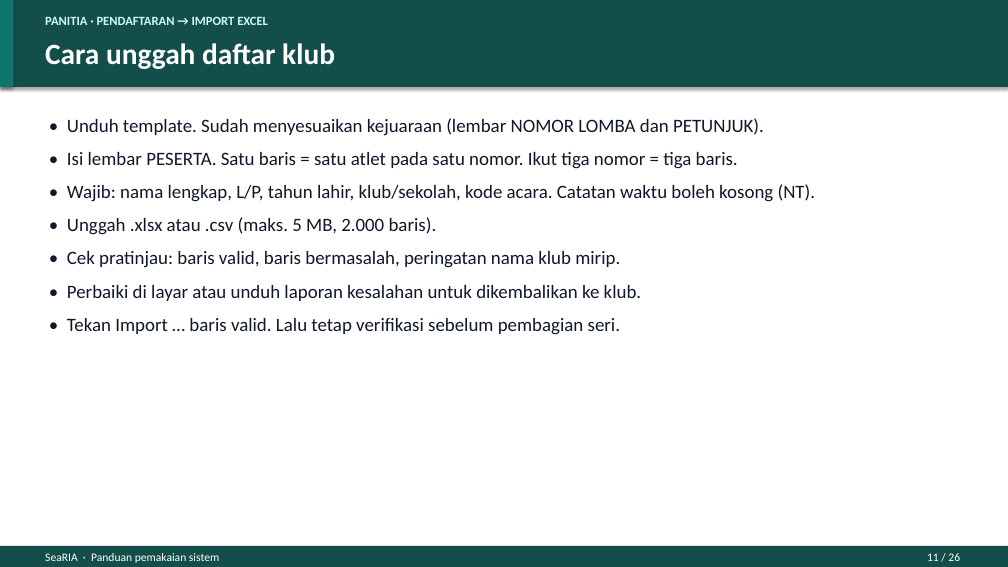
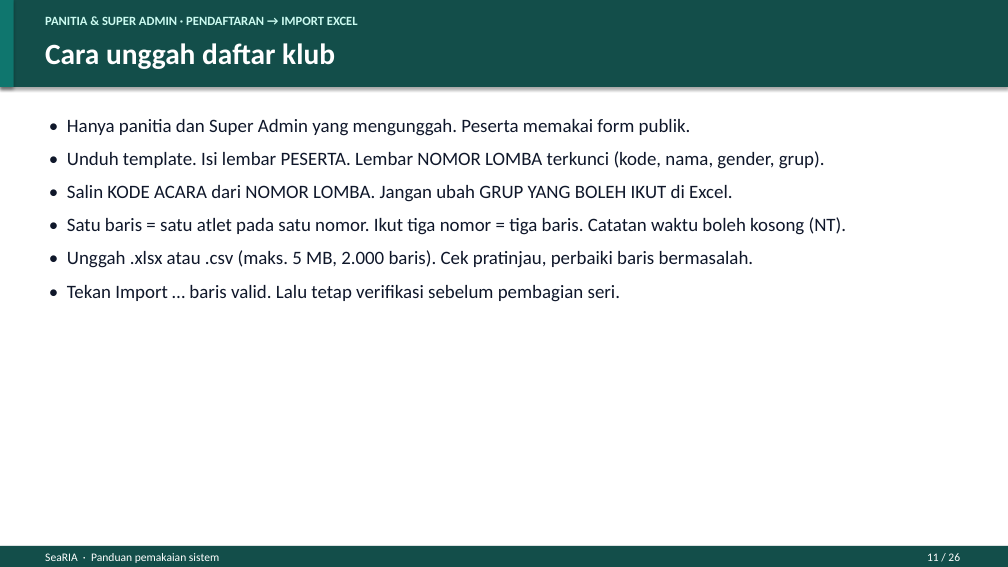
Before and after one commit to arroofi07/searia, a slide deck: slide 11 of docs/panduan-pemakaian-searia.pptx. Drawn at 1008x567 pixels with LibreOffice and Linux fonts; fonts in the diff are those of the drawing. Boxes give left, top, right and bottom in pixels: in the first picture for what was removed or moved away, otherwise in the second. Text is boxed around its words. In the diff, an @@ line names an element or a change of style, - is before the commit and + after.

Commit message:
Add event program import functionality and related components
- Introduced the `ImportEventProgram` action to handle the import of event programs from Excel and CSV files, including validation for required columns and row limits.
- Created `EventProgramRow` data transfer object to encapsulate event program data.
- Developed `EventProgramExport` and associated sheets for exporting event program templates, enhancing user experience for competition management.
- Implemented `EventProgramParser` service to parse event details such as event numbers, genders, and groups from the imported data.
- Added `ImportEventProgramRequest` for request validation during the import process.
- Updated `EventController` to include methods for importing event programs and downloading templates.
- Enhanced views to support the new import functionality and provide clear instructions for users.
- Added tests to ensure the correctness of the import process and data handling.

This update significantly improves the event management capabilities by allowing bulk imports of event data, streamlining the setup process for competitions.

```diff
--- a/docs/panduan-pemakaian-searia.pptx
+++ b/docs/panduan-pemakaian-searia.pptx
@@ text at [45,16,358,25]: text changed @@
-PANITIA · PENDAFTARAN → IMPORT EXCEL
+PANITIA & SUPER ADMIN · PENDAFTARAN → IMPORT EXCEL
@@ text at [67,119,847,268]: text changed @@
-• Unduh template. Sudah menyesuaikan kejuaraan (lembar NOMOR LOMBA dan PETUNJUK).
-• Isi lembar PESERTA. Satu baris = satu atlet pada satu nomor. Ikut tiga nomor = tiga baris.
-• Wajib: nama lengkap, L/P, tahun lahir, klub/sekolah, kode acara. Catatan waktu boleh kosong (NT).
-• Unggah .xlsx atau .csv (maks. 5 MB, 2.000 baris).
-• Cek pratinjau: baris valid, baris bermasalah, peringatan nama klub mirip.
-• Perbaiki di layar atau unduh laporan kesalahan untuk dikembalikan ke klub.
+• Hanya panitia dan Super Admin yang mengunggah. Peserta memakai form publik.
+• Unduh template. Isi lembar PESERTA. Lembar NOMOR LOMBA terkunci (kode, nama, gender, grup).
+• Salin KODE ACARA dari NOMOR LOMBA. Jangan ubah GRUP YANG BOLEH IKUT di Excel.
+• Satu baris = satu atlet pada satu nomor. Ikut tiga nomor = tiga baris. Catatan waktu boleh kosong (NT).
+• Unggah .xlsx atau .csv (maks. 5 MB, 2.000 baris). Cek pratinjau, perbaiki baris bermasalah.
```
Also in this commit, not shown: 1 other slide changed, 20 other files.
